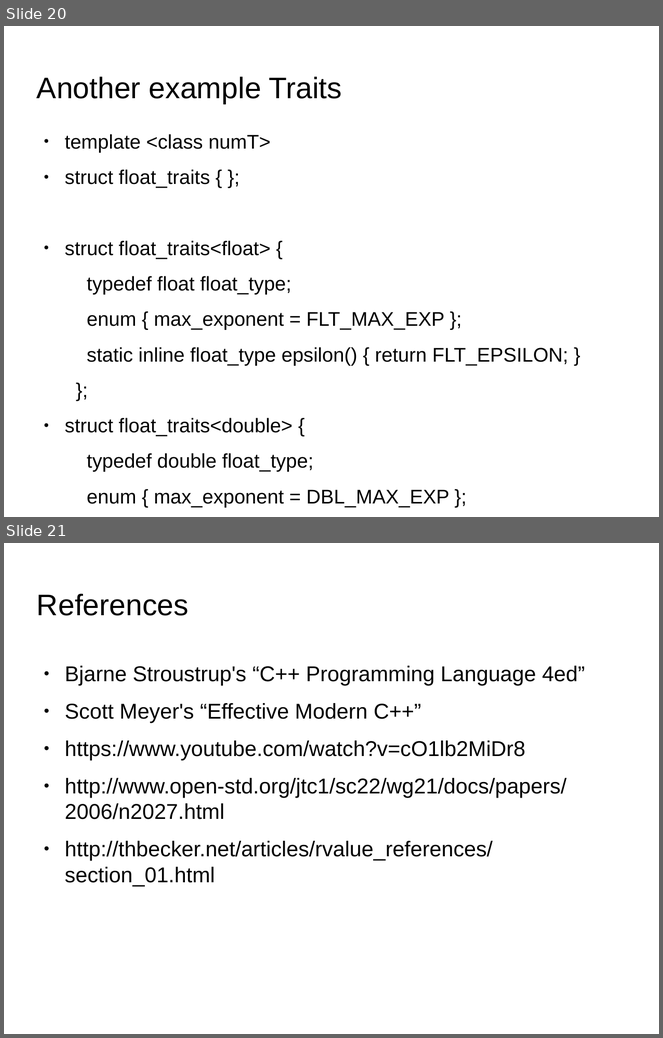
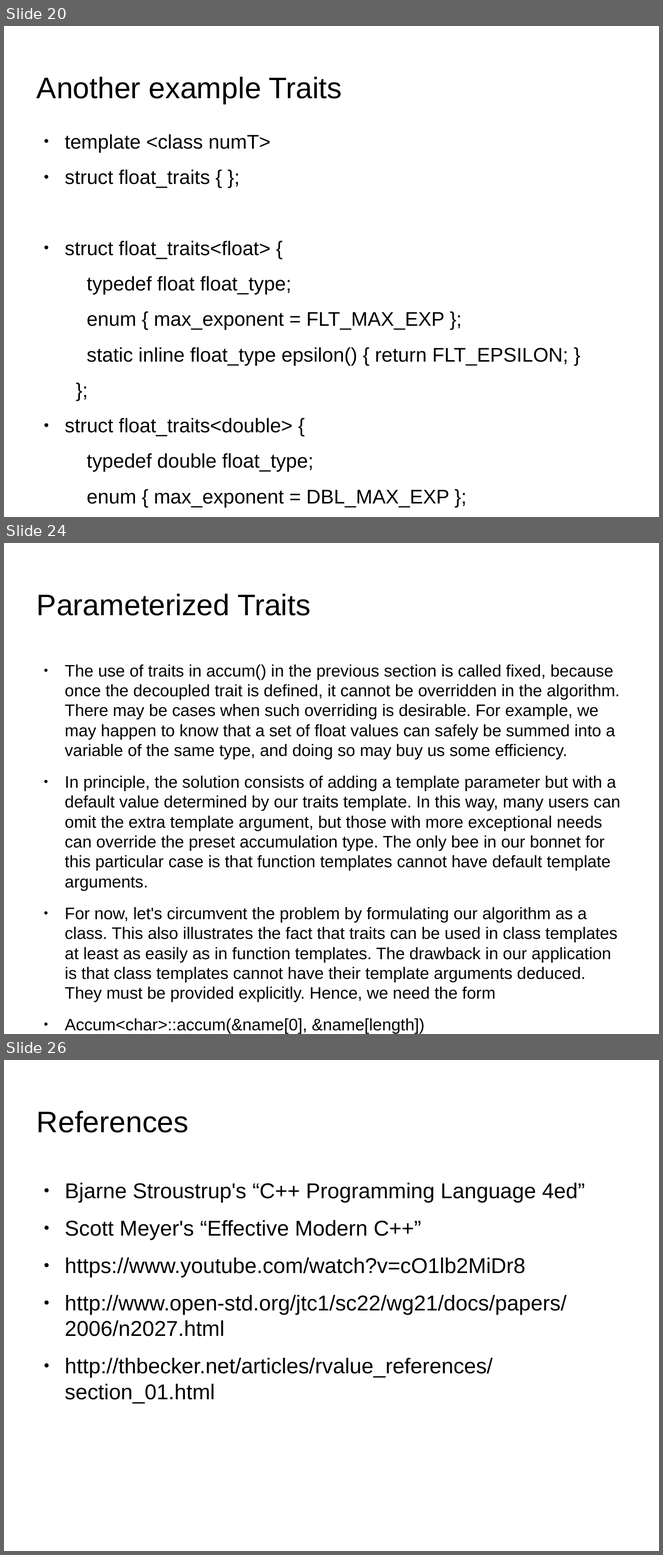
Before and after one commit to kks32/cpp-software-development, a slide deck: Ex_17_RTTI_Metaprogramming_Traits/Ex_17_RTTI_Metaprogramming_Traits.odp. Shown one above the other, each under a label of ours: slides 20 and 21 before the commit, slides 20, 24 and 26 after it; the slides between them are not shown. The pictures are 663x1038 and 663x1555 pixels, drawn with LibreOffice and Linux fonts; fonts in the diff are those of the drawing; background and template pictures are left out. Boxes give left, top, right and bottom in pixels: in the first picture for what was removed or moved away, otherwise in the second. Text is boxed around its words. In the diff, an @@ line names an element or a change of style, - is before the commit and + after.

Commit message:
Traits and specialisation

```diff
--- a/Ex_17_RTTI_Metaprogramming_Traits/Ex_17_RTTI_Metaprogramming_Traits.odp
+++ b/Ex_17_RTTI_Metaprogramming_Traits/Ex_17_RTTI_Metaprogramming_Traits.odp
@@ slide 24 added at (4, 543, 659, 1034), background picture (left out) @@
@@ title added at (37, 593, 311, 616), 36 pt, text #000000 @@
+Parameterized Traits
@@ text added at (65, 664, 621, 1000), 20.1 pt, text #000000 @@
+● The use of traits in accum() in the previous section is called fixed, because once the decoupled trait is defined, it cannot be overridden in the algorithm. There may be cases when such overriding is desirable. For example, we may happen to know that a set of float values can safely be summed into a variable of the same type, and doing so may buy us some efficiency.
+● In principle, the solution consists of adding a template parameter but with a default value determined by our traits template. In this way, many users can omit the extra template argument, but those with more exceptional needs can override the preset accumulation type. The only bee in our bonnet for this particular case is that function templates cannot have default template arguments.
+● For now, let's circumvent the problem by formulating our algorithm as a class. This also illustrates the fact that traits can be used in class templates at least as easily as in function templates. The drawback in our application is that class templates cannot have their template arguments deduced. They must be provided explicitly. Hence, we need the form
+● Accum<char>::accum(&name[0], &name[length])
@@ what was slide 21 is now slide 26 @@
```
Also in this commit, not shown: 4 other slides added, 3 other files.
